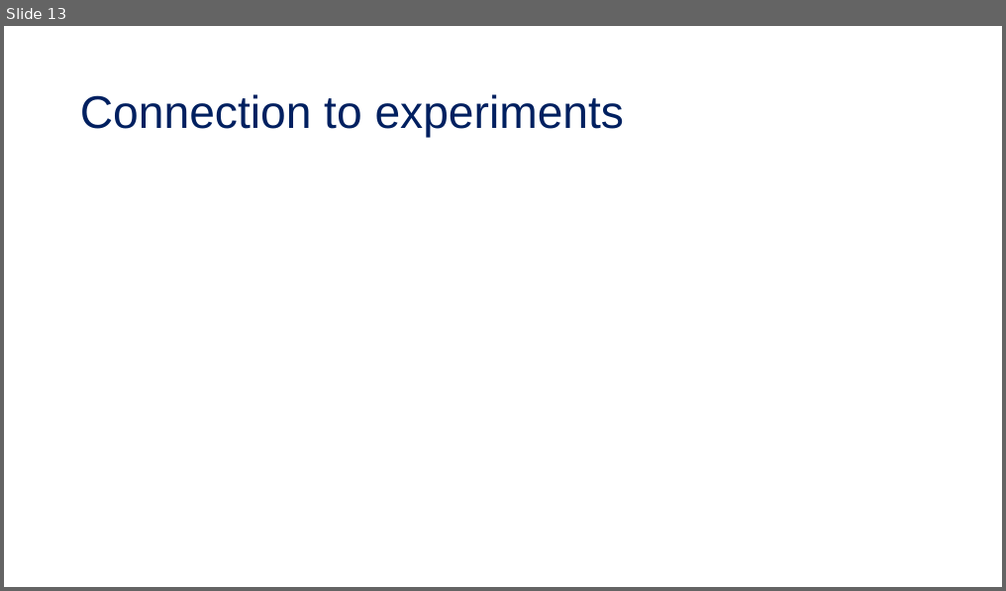
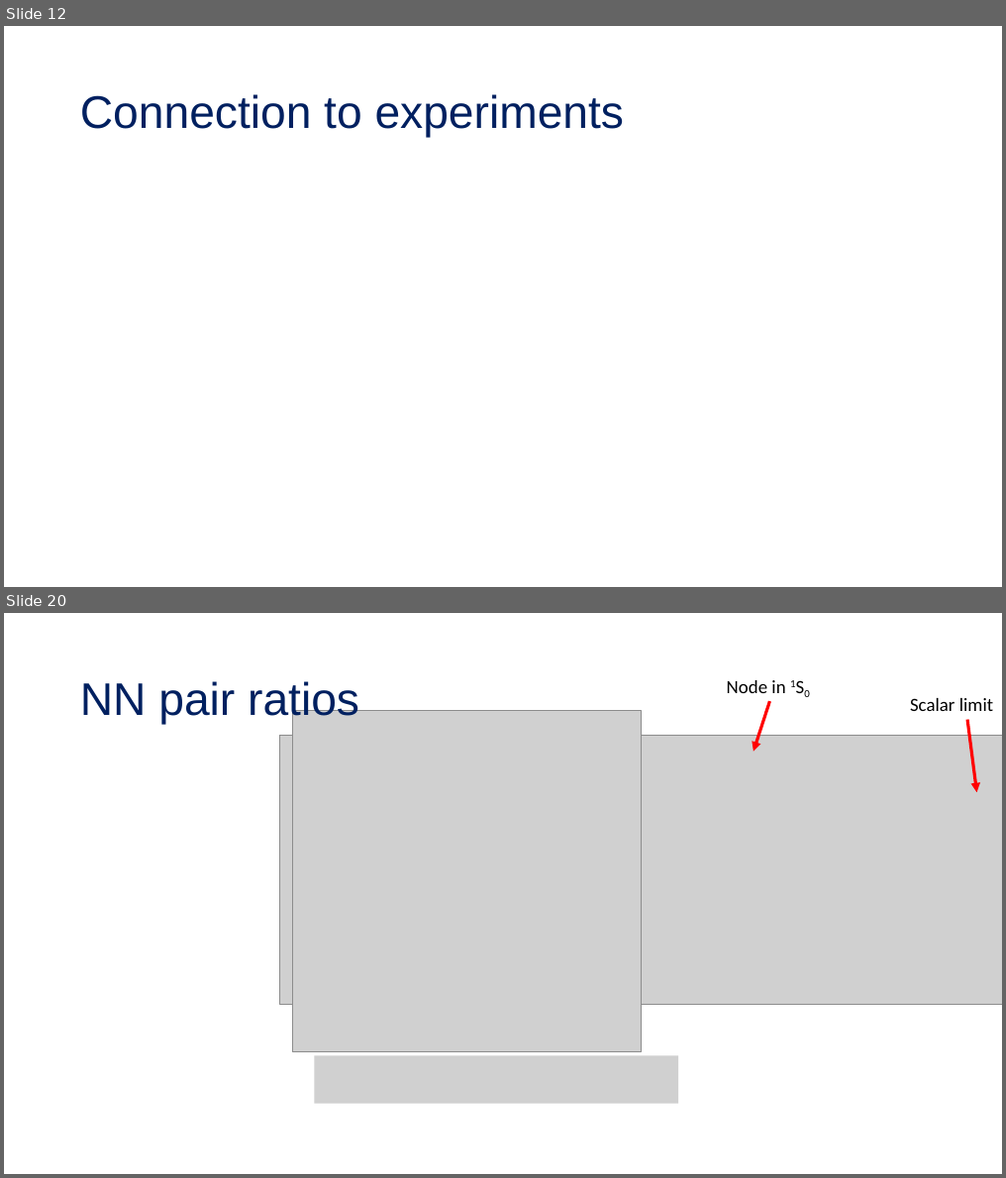
Before and after one commit to tropiano4/tropiano-srg, a slide deck: Presentations/DNP_October2020/tropiano_dnp_october2020.pptx. Shown one above the other, each under a label of ours: slide 13 before the commit, slides 12 and 20 after it; the slides between them are not shown. The pictures are 1006x591 and 1006x1178 pixels, drawn with LibreOffice and Linux fonts; fonts in the diff are those of the drawing; grey boxes stand for pictures. Boxes give left, top, right and bottom in pixels: in the first picture for what was removed or moved away, otherwise in the second. Text is boxed around its words. In the diff, an @@ line names an element or a change of style, - is before the commit and + after.

```diff
--- a/Presentations/DNP_October2020/tropiano_dnp_october2020.pptx
+++ b/Presentations/DNP_October2020/tropiano_dnp_october2020.pptx
@@ slide 20 added at [4, 613, 1002, 1174], background #FFFFFF @@
@@ title added at [80, 681, 359, 725], 44 pt, text #002060 @@
+NN pair ratios
@@ text added at [727, 680, 785, 693], 18 pt, text #000000 @@
+Node in 1S0
@@ arrow added from (770, 701) to (753, 752), #FF0000 3 pt @@
@@ text added at [910, 698, 993, 711], 18 pt, text #000000 @@
+Scalar limit
@@ picture added at [293, 710, 642, 1053] @@
@@ arrow added from (967, 719) to (977, 792), #FF0000 3 pt @@
@@ picture added at [279, 735, 1002, 1004] @@
@@ picture added at [314, 1057, 678, 1104] @@
@@ what was slide 13 is now slide 12 @@
```
Also in this commit, not shown: 7 slides changed, 11 other slides added, 15 slides removed.
